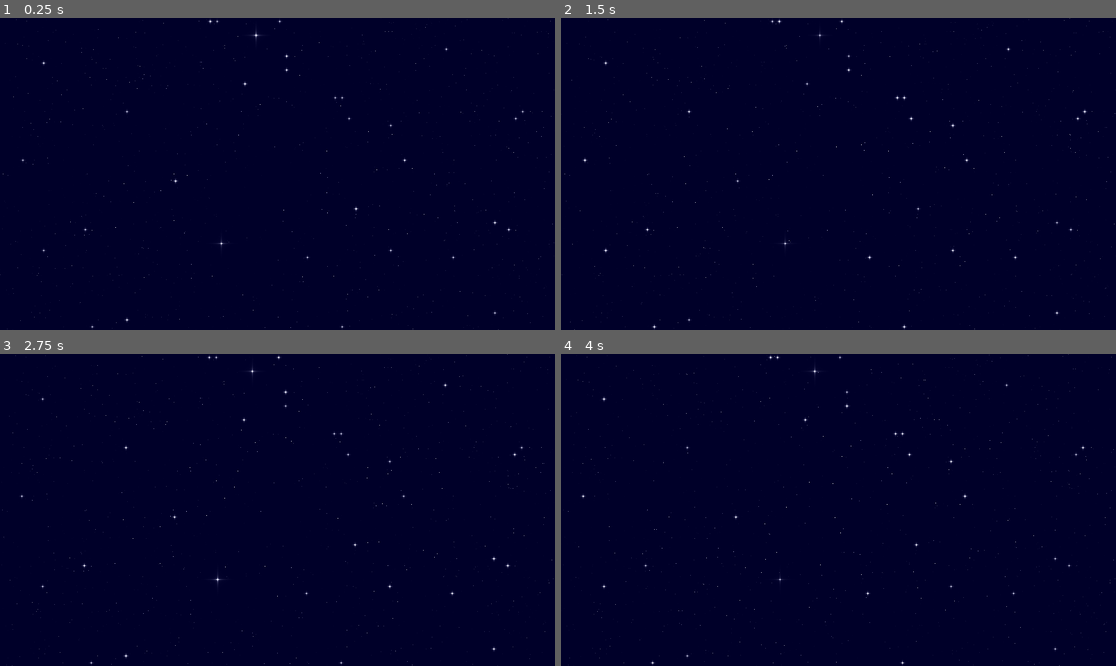
Above: before the commit, frames 1-4 (two rows, left to right).
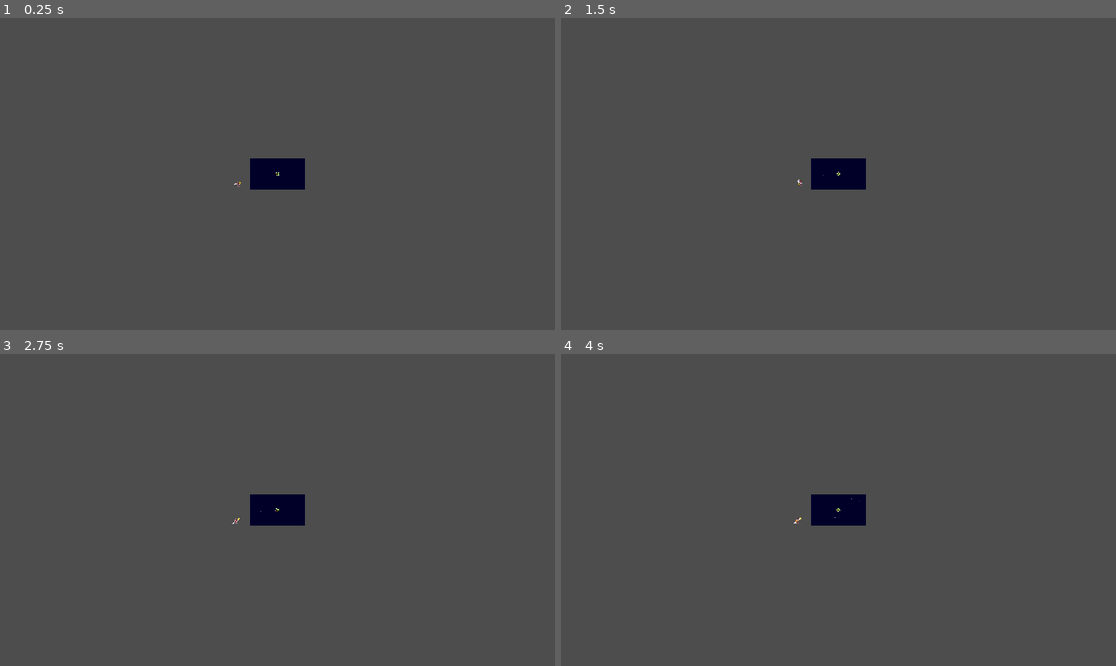
Above: after the commit, the same moments.

Repository: HenriSup/Mags
Game: Godot game, scene res://Scenes/main_scene.tscn
The game is run twice, just before and just after one commit, with the same random seed, the same clock (stepped at 60 frames per second) and the same inputs.
Inputs (mouse positions are in pixels of both pictures, inside the frame that each line leads up to):
- Up to frame 1 (0.25 s): no input
- Up to frame 2 (1.5 s): move the mouse to (960, 158) at 0.52 s; hold Right (right) 0.53-1.28 s; tap R (R) at 0.6, 1.35 s; click (960, 158) at 0.67 s; move the mouse to (727, 189) at 1.27 s; hold Down (down) from 1.28 s (still down)
- Up to frame 3 (2.75 s): move the mouse to (333, 441) at 2.02 s; release Down (down) at 2.03 s; hold Right (right) from 2.03 s (still down); hold Space (shoot) from 2.03 s (still down); tap R (R) at 2.3 s
- Up to frame 4 (4 s): move the mouse to (810, 572) at 2.77 s; release Right (right) at 2.78 s; release Space (shoot) at 2.78 s; hold Up (up) 2.78-3.53 s; tap R (R) at 2.85, 3.6 s; click (810, 572) at 2.92 s; move the mouse to (1005, 556) at 3.52 s; hold Left (left) from 3.53 s (still down)

The runs differ from the first frame. In frame 1, 99% of the frame differs, in the area x 0-100%, y 0-100%; in frame 2, 99%; in frame 3, 99%; in frame 4, 99%.

Commit message:
add pokemon edit bullet removed bug

Diff:
--- a/Scenes/main_scene.tscn
+++ b/Scenes/main_scene.tscn
@@ -18,6 +18,8 @@
 [ext_resource type="Texture2D" uid="uid://c2fm40y8m6oah" path="res://Assets/Sprites/shooting.png" id="16_jvnna"]
 [ext_resource type="PackedScene" uid="uid://bl60xfvcbheqr" path="res://Scenes/player_bullet.tscn" id="17_psl12"]
 [ext_resource type="AudioStream" uid="uid://dc5wwre3j6yp5" path="res://Assets/Audio/SFX/00fc - SE_AIRSHOT.wav" id="18_2ebs2"]
+[ext_resource type="Texture2D" uid="uid://blcibp2e0752b" path="res://Assets/Sprites/pokemons.png" id="19_oyb3p"]
+[ext_resource type="Script" uid="uid://gsirvhsesq8" path="res://addons/shaker/data/Vector2/ShakerTypeRandom2D.gd" id="20_jvnna"]
 
 [sub_resource type="ShaderMaterial" id="ShaderMaterial_m1efj"]
 shader = ExtResource("1_6ev3c")
@@ -561,6 +563,226 @@
 
 [sub_resource type="WorldBoundaryShape2D" id="WorldBoundaryShape2D_oyb3p"]
 
+[sub_resource type="CircleShape2D" id="CircleShape2D_jvnna"]
+
+[sub_resource type="AtlasTexture" id="AtlasTexture_b48ew"]
+atlas = ExtResource("19_oyb3p")
+region = Rect2(0, 0, 32, 32)
+
+[sub_resource type="AtlasTexture" id="AtlasTexture_8edxt"]
+atlas = ExtResource("19_oyb3p")
+region = Rect2(32, 0, 32, 32)
+
+[sub_resource type="AtlasTexture" id="AtlasTexture_5oxhp"]
+atlas = ExtResource("19_oyb3p")
+region = Rect2(64, 0, 32, 32)
+
+[sub_resource type="AtlasTexture" id="AtlasTexture_nt2eh"]
+atlas = ExtResource("19_oyb3p")
+region = Rect2(96, 0, 32, 32)
+
+[sub_resource type="AtlasTexture" id="AtlasTexture_5cm5d"]
+atlas = ExtResource("19_oyb3p")
+region = Rect2(128, 0, 32, 32)
+
+[sub_resource type="AtlasTexture" id="AtlasTexture_5bov3"]
+atlas = ExtResource("19_oyb3p")
+region = Rect2(160, 0, 32, 32)
+
+[sub_resource type="AtlasTexture" id="AtlasTexture_xle81"]
+atlas = ExtResource("19_oyb3p")
+region = Rect2(192, 0, 32, 32)
+
+[sub_resource type="AtlasTexture" id="AtlasTexture_s8qe6"]
+atlas = ExtResource("19_oyb3p")
+region = Rect2(224, 0, 32, 32)
+
+[sub_resource type="SpriteFrames" id="SpriteFrames_yb0ja"]
+animations = [{
+"frames": [{
+"duration": 1.0,
+"texture": SubResource("AtlasTexture_b48ew")
+}, {
+"duration": 1.0,
+"texture": SubResource("AtlasTexture_8edxt")
+}, {
+"duration": 1.0,
+"texture": SubResource("AtlasTexture_5oxhp")
+}, {
+"duration": 1.0,
+"texture": SubResource("AtlasTexture_nt2eh")
+}, {
+"duration": 1.0,
+"texture": SubResource("AtlasTexture_5cm5d")
+}, {
+"duration": 1.0,
+"texture": SubResource("AtlasTexture_5bov3")
+}, {
+"duration": 1.0,
+"texture": SubResource("AtlasTexture_xle81")
+}, {
+"duration": 1.0,
+"texture": SubResource("AtlasTexture_s8qe6")
+}],
+"loop": true,
+"name": &"default",
+"speed": 5.0
+}]
+
+[sub_resource type="Animation" id="Animation_15kh8"]
+length = 0.001
+tracks/0/type = "value"
+tracks/0/imported = false
+tracks/0/enabled = true
+tracks/0/path = NodePath(".:rotation")
+tracks/0/interp = 1
+tracks/0/loop_wrap = true
+tracks/0/keys = {
+"times": PackedFloat32Array(0),
+"transitions": PackedFloat32Array(1),
+"update": 0,
+"values": [0.0]
+}
+tracks/1/type = "value"
+tracks/1/imported = false
+tracks/1/enabled = true
+tracks/1/path = NodePath(".:scale")
+tracks/1/interp = 1
+tracks/1/loop_wrap = true
+tracks/1/keys = {
+"times": PackedFloat32Array(0),
+"transitions": PackedFloat32Array(1),
+"update": 0,
+"values": [Vector2(7, 7)]
+}
+tracks/2/type = "value"
+tracks/2/imported = false
+tracks/2/enabled = true
+tracks/2/path = NodePath("../PokemonHurtBox/CollisionShape2D:disabled")
+tracks/2/interp = 1
+tracks/2/loop_wrap = true
+tracks/2/keys = {
+"times": PackedFloat32Array(0),
+"transitions": PackedFloat32Array(1),
+"update": 1,
+"values": [false]
+}
+
+[sub_resource type="Animation" id="Animation_b48ew"]
+resource_name = "die"
+length = 2.0
+tracks/0/type = "method"
+tracks/0/imported = false
+tracks/0/enabled = true
+tracks/0/path = NodePath("ShakerComponent2D")
+tracks/0/interp = 1
+tracks/0/loop_wrap = true
+tracks/0/keys = {
+"times": PackedFloat32Array(0),
+"transitions": PackedFloat32Array(1),
+"values": [{
+"args": [],
+"method": &"play_shake"
+}]
+}
+tracks/1/type = "value"
+tracks/1/imported = false
+tracks/1/enabled = true
+tracks/1/path = NodePath(".:scale")
+tracks/1/interp = 1
+tracks/1/loop_wrap = true
+tracks/1/keys = {
+"times": PackedFloat32Array(0.6666667, 0.96666664),
+"transitions": PackedFloat32Array(2, 1),
+"update": 0,
+"values": [Vector2(7, 7), Vector2(0, 0)]
+}
+tracks/2/type = "method"
+tracks/2/imported = false
+tracks/2/enabled = true
+tracks/2/path = NodePath("..")
+tracks/2/interp = 1
+tracks/2/loop_wrap = true
+tracks/2/keys = {
+"times": PackedFloat32Array(2),
+"transitions": PackedFloat32Array(1),
+"values": [{
+"args": [],
+"method": &"queue_free"
+}]
+}
+tracks/3/type = "value"
+tracks/3/imported = false
+tracks/3/enabled = true
+tracks/3/path = NodePath("../PokemonHurtBox/CollisionShape2D:disabled")
+tracks/3/interp = 1
+tracks/3/loop_wrap = true
+tracks/3/keys = {
+"times": PackedFloat32Array(0),
+"transitions": PackedFloat32Array(1),
+"update": 1,
+"values": [true]
+}
+
+[sub_resource type="Animation" id="Animation_viu5a"]
+resource_name = "rolling"
+loop_mode = 1
+tracks/0/type = "value"
+tracks/0/imported = false
+tracks/0/enabled = true
+tracks/0/path = NodePath(".:rotation")
+tracks/0/interp = 1
+tracks/0/loop_wrap = true
+tracks/0/keys = {
+"times": PackedFloat32Array(0, 1),
+"transitions": PackedFloat32Array(1, 1),
+"update": 0,
+"values": [0.0, -6.283185307179586]
+}
+
+[sub_resource type="AnimationLibrary" id="AnimationLibrary_b00ha"]
+_data = {
+&"RESET": SubResource("Animation_15kh8"),
+&"die": SubResource("Animation_b48ew"),
+&"rolling": SubResource("Animation_viu5a")
+}
+
+[sub_resource type="Resource" id="Resource_8edxt"]
+script = ExtResource("20_jvnna")
+amplitude = Vector2(10, 10)
+metadata/_custom_type_script = "uid://gsirvhsesq8"
+
+[sub_resource type="Resource" id="Resource_5oxhp"]
+script = ExtResource("14_2ebs2")
+PositionShake = Array[ExtResource("10_7ewk0")]([SubResource("Resource_8edxt")])
+metadata/_custom_type_script = "uid://e0weqyqh15ib"
+
+[sub_resource type="GDScript" id="GDScript_oyb3p"]
+resource_name = "PokemonHurtBox"
+script/source = "
+extends Area2D
+
+@export var parent:CharacterBody2D
+@export var animationPlayer:AnimationPlayer
+# Called when the node enters the scene tree for the first time.
+func _ready() -> void:
+	var rand_Frame=randi_range(0,7)
+
+	pass # Replace with function body.
+
+
+# Called every frame. 'delta' is the elapsed time since the previous frame.
+func _process(delta: float) -> void:
+	pass
+
+func _takeHit():
+	print(\"AIEUUUUUHHHH\")
+	animationPlayer.play(\"die\")
+"
+
+[sub_resource type="CircleShape2D" id="CircleShape2D_b48ew"]
+radius = 87.50143
+
 [node name="MainScene" type="Node2D" unique_id=781206447]
 
 [node name="StarSky" type="Sprite2D" parent="." unique_id=1664991562]
@@ -574,13 +796,14 @@
 autoplay = &"skymoving"
 
 [node name="Music" type="AudioStreamPlayer" parent="StarSky" unique_id=461811439]
-volume_db = -6.575
+volume_db = -10.555
 
 [node name="Sprite2D" type="Sprite2D" parent="." unique_id=867405523]
 material = SubResource("ShaderMaterial_x6ack")
 texture = ExtResource("2_jv6wh")
 
 [node name="Camera2D" type="Camera2D" parent="." unique_id=1294566978]
+zoom = Vector2(0.1, 0.1)
 
 [node name="Joueur" type="CharacterBody2D" parent="." unique_id=1328365591 node_paths=PackedStringArray("shooting_sprite")]
 position = Vector2(-565, 0)
@@ -661,6 +884,7 @@
 [node name="CollisionShape2D" type="CollisionShape2D" parent="EnemyHurtBox" unique_id=590287058]
 position = Vector2(833.5, 26.5)
 shape = SubResource("RectangleShape2D_oyb3p")
+disabled = true
 debug_color = Color(0.9186078, 0.25234058, 0.34601468, 0.41960785)
 
 [node name="worldBoundaries" type="Node2D" parent="." unique_id=1425494303]
@@ -689,3 +913,39 @@
 rotation = -1.5707964
 shape = SubResource("WorldBoundaryShape2D_oyb3p")
 debug_color = Color(0.5647059, 0.09019608, 0.1254902, 1)
+
+[node name="Pokemon" type="CharacterBody2D" parent="." unique_id=1710929280]
+scale = Vector2(0.8, 0.8)
+
+[node name="CollisionShape2D" type="CollisionShape2D" parent="Pokemon" unique_id=314776661]
+shape = SubResource("CircleShape2D_jvnna")
+
+[node name="AnimatedSprite2D" type="AnimatedSprite2D" parent="Pokemon" unique_id=1890845106]
+position = Vector2(-4.7683716e-06, 1.0728836e-06)
+scale = Vector2(7, 7)
+sprite_frames = SubResource("SpriteFrames_yb0ja")
+
+[node name="AnimationPlayer" type="AnimationPlayer" parent="Pokemon/AnimatedSprite2D" unique_id=1927406710]
+libraries/ = SubResource("AnimationLibrary_b00ha")
+autoplay = &"rolling"
+
+[node name="ShakerComponent2D" type="Node2D" parent="Pokemon/AnimatedSprite2D" unique_id=1456715323]
+script = ExtResource("9_m1efj")
+duration = 0.5
+fade_in = 0.0048091616
+fade_out = 0.0032847493
+shakerPreset = SubResource("Resource_5oxhp")
+metadata/_custom_type_script = "uid://cpqa3s6je741u"
+
+[node name="PokemonHurtBox" type="Area2D" parent="Pokemon" unique_id=862061555 node_paths=PackedStringArray("parent", "animationPlayer") groups=["enemyhurtbox"]]
+position = Vector2(-832, -27)
+collision_layer = 8
+collision_mask = 8
+script = SubResource("GDScript_oyb3p")
+parent = NodePath("..")
+animationPlayer = NodePath("../AnimatedSprite2D/AnimationPlayer")
+
+[node name="CollisionShape2D" type="CollisionShape2D" parent="Pokemon/PokemonHurtBox" unique_id=1863424512]
+position = Vector2(833.5, 26.5)
+shape = SubResource("CircleShape2D_b48ew")
+debug_color = Color(0.9186078, 0.25234058, 0.34601468, 0.41960785)
--- a/Scenes/player_bullet.tscn
+++ b/Scenes/player_bullet.tscn
@@ -27,10 +27,16 @@
 		$Feve/AnimationPlayer.play(\"explode\")
 		area._takeHit()
 		$ExplosionSFX.play()
+		$HitBox/CollisionShape2D.set_deferred(\"disabled\",true)
 
 func _explosion():
 	$ExplosionSprite.play(\"default\")
 
+	pass # Replace with function body.
+
+
+func _on_timer_timeout() -> void:
+	queue_free()
 	pass # Replace with function body.
 "
 
@@ -566,5 +572,11 @@
 [node name="ExplosionSFX" type="AudioStreamPlayer2D" parent="." unique_id=824096001]
 stream = SubResource("AudioStreamRandomizer_equnr")
 
+[node name="Timer" type="Timer" parent="." unique_id=70756937]
+wait_time = 4.0
+one_shot = true
+autostart = true
+
 [connection signal="timeout" from="Feve/Timer" to="Feve" method="_on_timer_timeout"]
 [connection signal="area_entered" from="HitBox" to="." method="_on_hit_box_area_entered"]
+[connection signal="timeout" from="Timer" to="." method="_on_timer_timeout"]
Binary file added: Assets/Sprites/pokemons.aseprite
Binary file added: Assets/Sprites/pokemons.png
Not shown, added: Assets/Sprites/pokemons.png.import
